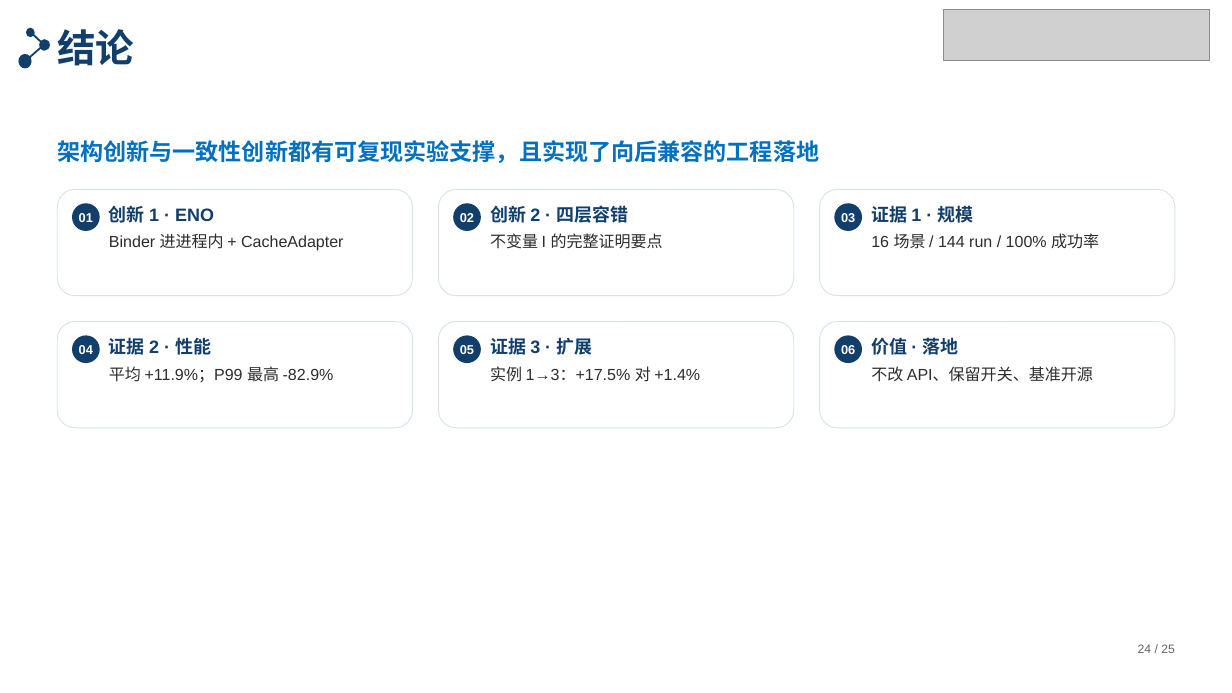
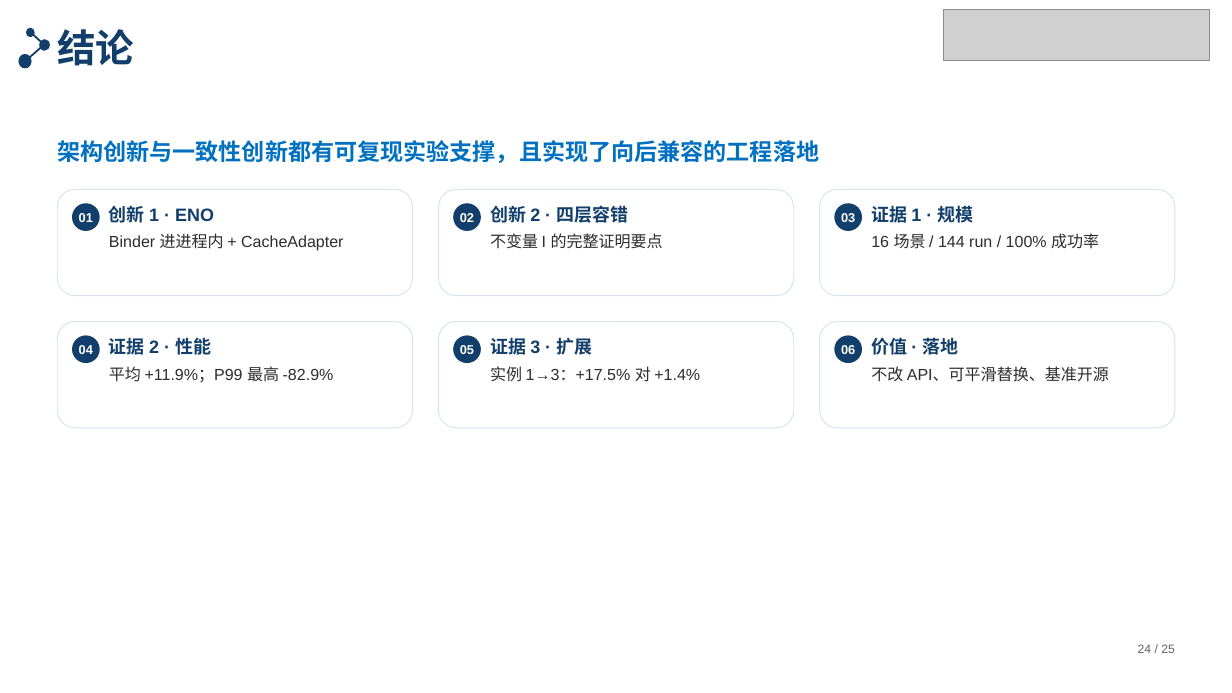
Before and after one commit to tengfei86/godel-scheduler, a slide deck: slide 24 of docs/thesis/defense/答辩PPT-北航模板版.pptx. Drawn at 1232x693 pixels with LibreOffice and Linux fonts; fonts in the diff are those of the drawing; grey boxes stand for pictures. Boxes give left, top, right and bottom in pixels: in the first picture for what was removed or moved away, otherwise in the second. Text is boxed around its words. In the diff, an @@ line names an element or a change of style, - is before the commit and + after.

```diff
--- a/docs/thesis/defense/答辩PPT-北航模板版.pptx
+++ b/docs/thesis/defense/答辩PPT-北航模板版.pptx
@@ text at box(871, 366, 1109, 382): text changed @@
-不改 API、保留开关、基准开源
+不改 API、可平滑替换、基准开源
```
Also in this commit, not shown: 1 other slide changed, 3 other files.
